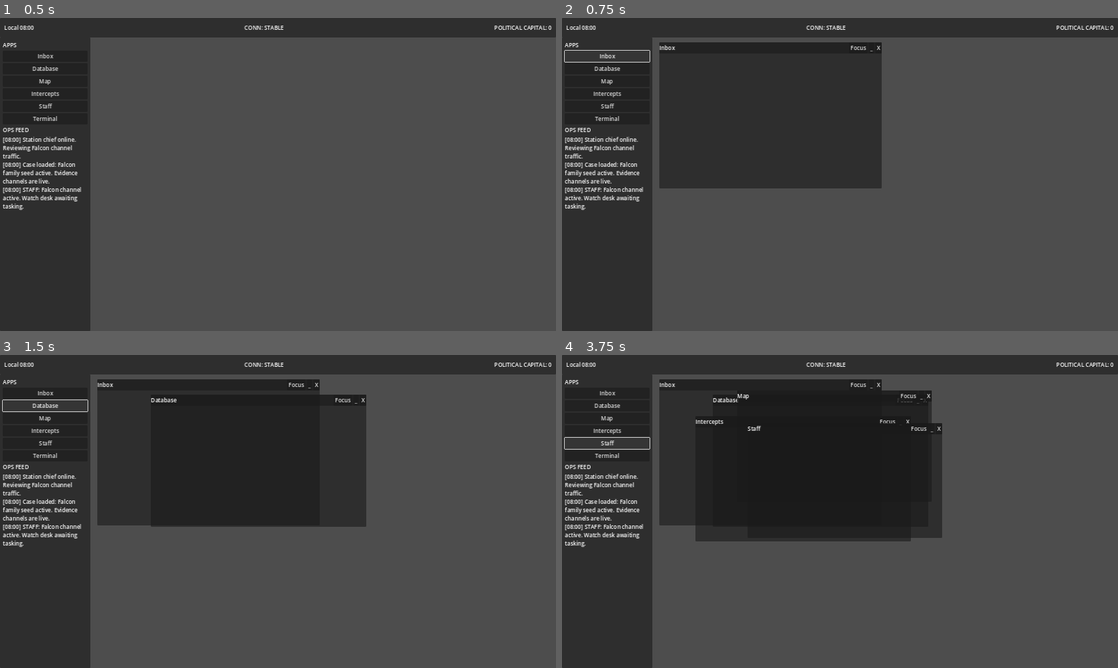
Above: before the commit, frames 1-4 (two rows, left to right).
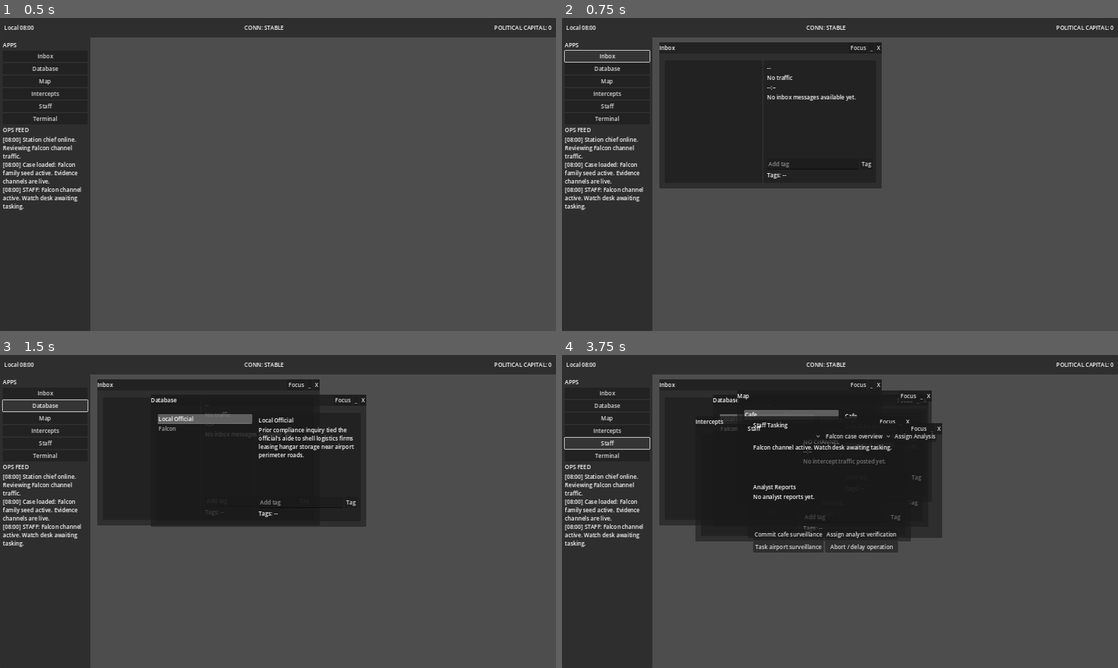
Above: after the commit, the same moments.

Repository: wnj00524/Station-Chief
Game: Godot game, scene res://scenes/main.tscn
The game is run twice, just before and just after one commit, with the same random seed, the same clock (stepped at 60 frames per second) and the same inputs.
Inputs:
- Up to frame 1 (0.5 s): no input
- Up to frame 2 (0.75 s): click "Inbox" at 0.5 s
- Up to frame 3 (1.5 s): click "Database" at 1.25 s
- Up to frame 4 (3.75 s): click "Map" at 2 s; click "Intercepts" at 2.75 s; click "Staff" at 3.5 s

Frame 1 is identical in both runs. In frame 2, 0.3% of the frame differs, in the area x 36-56%, y 16-52%; in frame 3, 1.2%; in frame 4, 2.3%, in the area x 28-68%, y 17-64%.
Error before the commit: Cannot call method 'clear' on a null value. (res://scripts/apps/inbox.gd:33)

Commit message:
Fix app window mounting to avoid null UI boot errors

Diff:
--- a/game/scripts/ui/app_window.gd
+++ b/game/scripts/ui/app_window.gd
@@ -13,10 +13,25 @@
 
 func configure(new_app_id: StringName, title: String, content: Control) -> void:
 	app_id = new_app_id
+	if title_label == null:
+		push_error("AppWindow.configure failed: %WindowTitle is missing in app_window.tscn")
+		return
+	if content_host == null:
+		push_error("AppWindow.configure failed: %WindowContent is missing in app_window.tscn")
+		return
+	if content == null:
+		push_error("AppWindow.configure failed: content is null for app '%s'" % String(new_app_id))
+		return
+
 	title_label.text = title
 	for child in content_host.get_children():
 		content_host.remove_child(child)
-	content.reparent(content_host)
+
+	if content.get_parent() != null:
+		content.reparent(content_host)
+	else:
+		content_host.add_child(content)
+
 	content.layout_mode = 2
 	content.size_flags_horizontal = Control.SIZE_EXPAND_FILL
 	content.size_flags_vertical = Control.SIZE_EXPAND_FILL
--- a/game/scripts/ui/desktop_shell.gd
+++ b/game/scripts/ui/desktop_shell.gd
@@ -62,15 +62,29 @@
 			app_control.call("bind_systems", _clock, _game_state, _event_bus, _case_runner)
 
 func _register_app(app_id: StringName, title: String, scene: PackedScene, position: Vector2, size: Vector2) -> void:
-	var app_control: Control = scene.instantiate()
+	if scene == null:
+		push_error("DesktopShell._register_app failed: scene is null for '%s'" % String(app_id))
+		return
+
+	var app_instance := scene.instantiate()
+	var app_control := app_instance as Control
+	if app_control == null:
+		push_error("DesktopShell._register_app failed: scene root is not Control for '%s'" % String(app_id))
+		if app_instance != null:
+			app_instance.queue_free()
+		return
 	_app_instances[app_id] = app_control
 
-	var app_window = app_window_prototype.duplicate()
+	var app_window := app_window_prototype.duplicate() as AppWindow
+	if app_window == null:
+		push_error("DesktopShell._register_app failed: could not duplicate AppWindow prototype for '%s'" % String(app_id))
+		return
+
+	desktop_area.add_child(app_window)
 	app_window.visible = false
 	app_window.position = position
 	app_window.custom_minimum_size = size
 	app_window.size = size
-	desktop_area.add_child(app_window)
 	app_window.configure(app_id, title, app_control)
 	app_window.focus_requested.connect(_on_window_focus_requested)
 	app_window.close_requested.connect(_on_window_close_requested)
